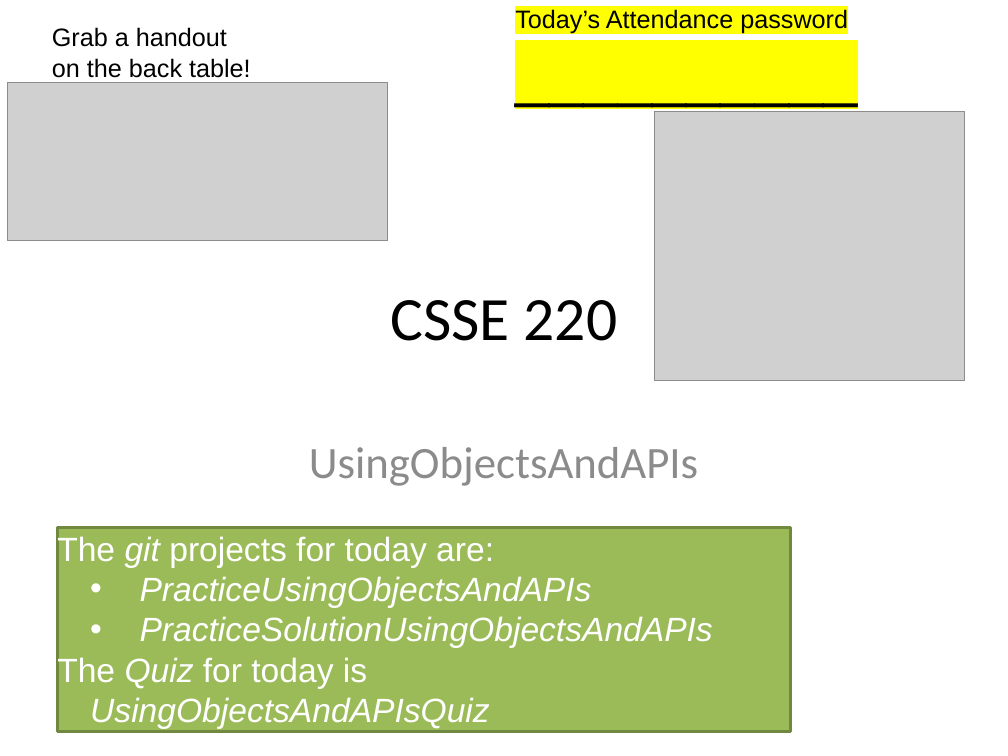
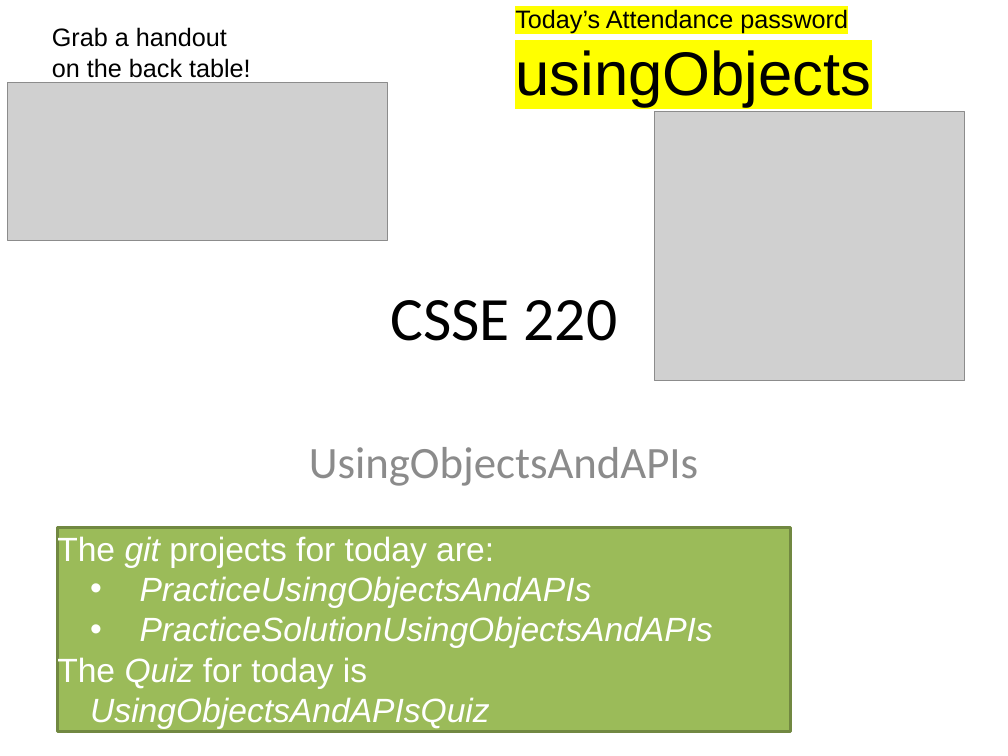
Before and after one commit to RHIT-CSSE/csse220, a slide deck: slide 1 of ClassMaterials/UsingObjectsAndAPIs/Slides/Part1-Help-and-Academic-Integrity.pptx. Drawn at 1008x756 pixels with LibreOffice and Linux fonts; fonts in the diff are those of the drawing; grey boxes stand for pictures. Boxes give left, top, right and bottom in pixels: in the first picture for what was removed or moved away, otherwise in the second. Text is boxed around its words. In the diff, an @@ line names an element or a change of style, - is before the commit and + after.

```diff
--- a/ClassMaterials/UsingObjectsAndAPIs/Slides/Part1-Help-and-Academic-Integrity.pptx
+++ b/ClassMaterials/UsingObjectsAndAPIs/Slides/Part1-Help-and-Academic-Integrity.pptx
@@ text at [515,50,871,107]: text changed @@
-__________
+usingObjects
```
Also in this commit, not shown: 6 other files.
